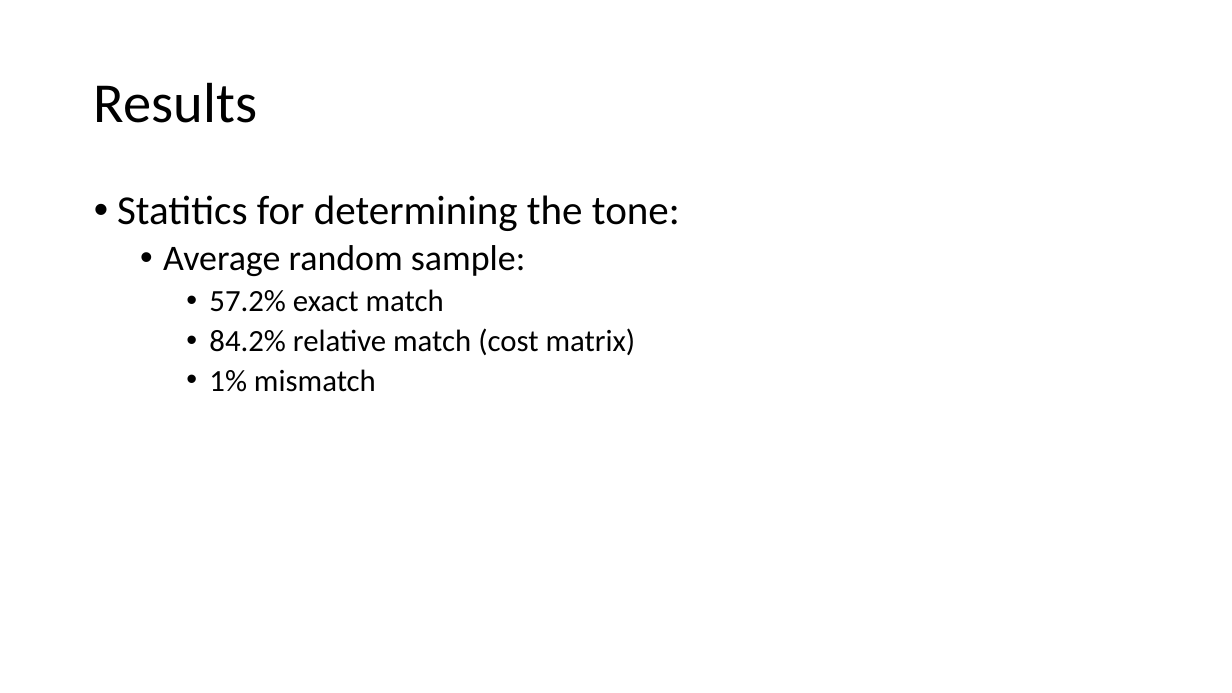
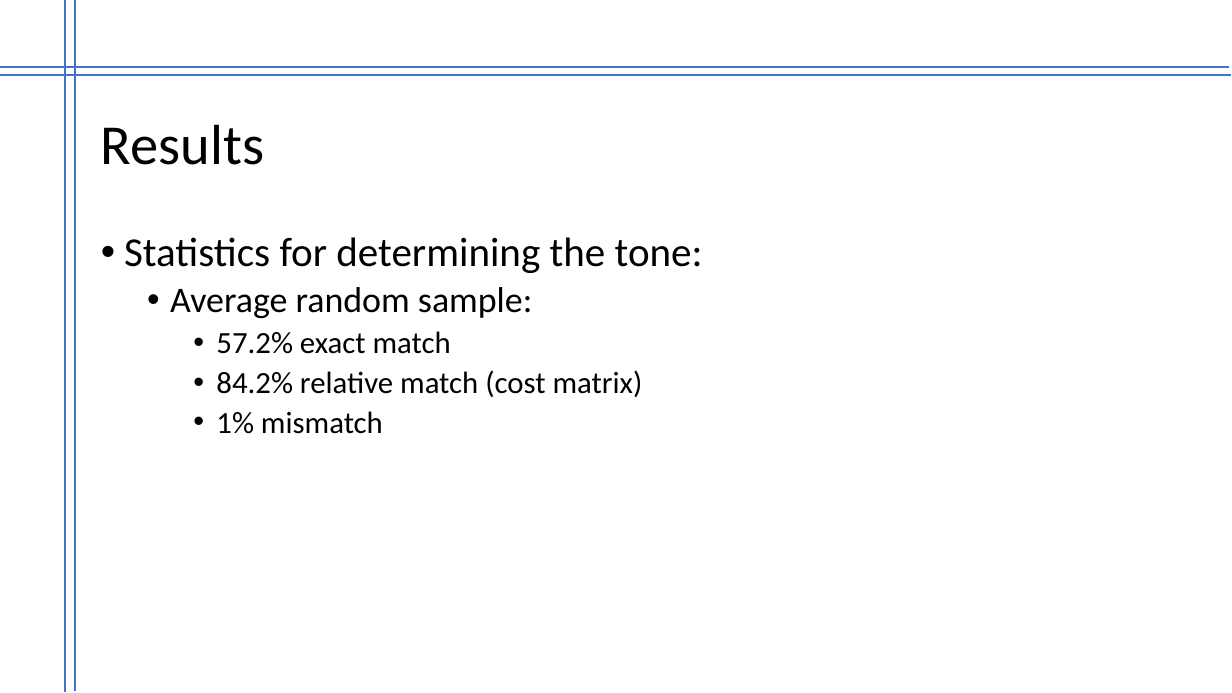
Before and after one commit to mevonuk/aihack, a slide deck: slide 8 of aihack.pptx. Drawn at 1232x693 pixels with LibreOffice and Linux fonts; fonts in the diff are those of the drawing. Boxes give left, top, right and bottom in pixels: in the first picture for what was removed or moved away, otherwise in the second. Text is boxed around its words. In the diff, an @@ line names an element or a change of style, - is before the commit and + after.

```diff
--- a/aihack.pptx
+++ b/aihack.pptx
@@ line added from (65, 0) to (65, 692), #4472C4 1.5 pt @@
@@ line added from (75, 0) to (75, 691), #4472C4 1.5 pt @@
@@ line added from (0, 76) to (1231, 76), #4472C4 1.5 pt @@
@@ line added from (0, 67) to (1229, 67), #4472C4 1.5 pt @@
@@ title "Results": place and size @@
-title "Results" at [94,82,257,123]
+title "Results" at [101,124,264,165]
@@ text "Statistics for determining the tone:": place and size @@
-text "Statistics for determining the tone:" at [117,195,680,392]
+text "Statistics for determining the tone:" at [124,237,703,434]
@@ text at [124,237,703,273]: text changed @@
-• Statitics for determining the tone:
+• Statistics for determining the tone:
```
Also in this commit, not shown: 4 other slides changed, 3 slides added, 3 slides removed.
